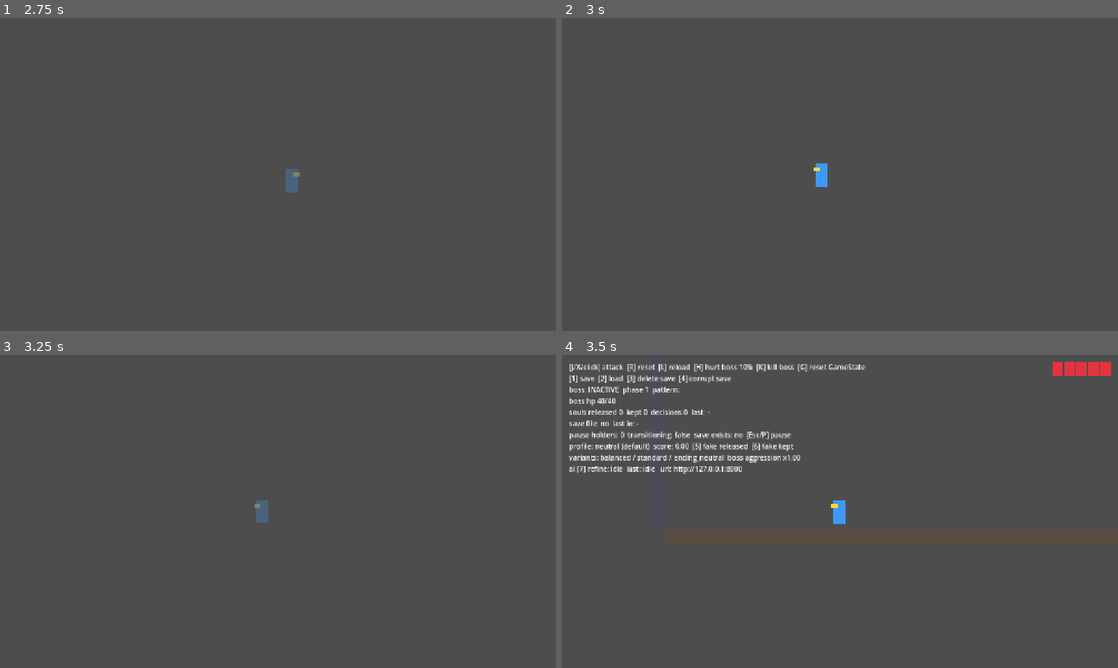
Above: before the commit, frames 1-4 (two rows, left to right).
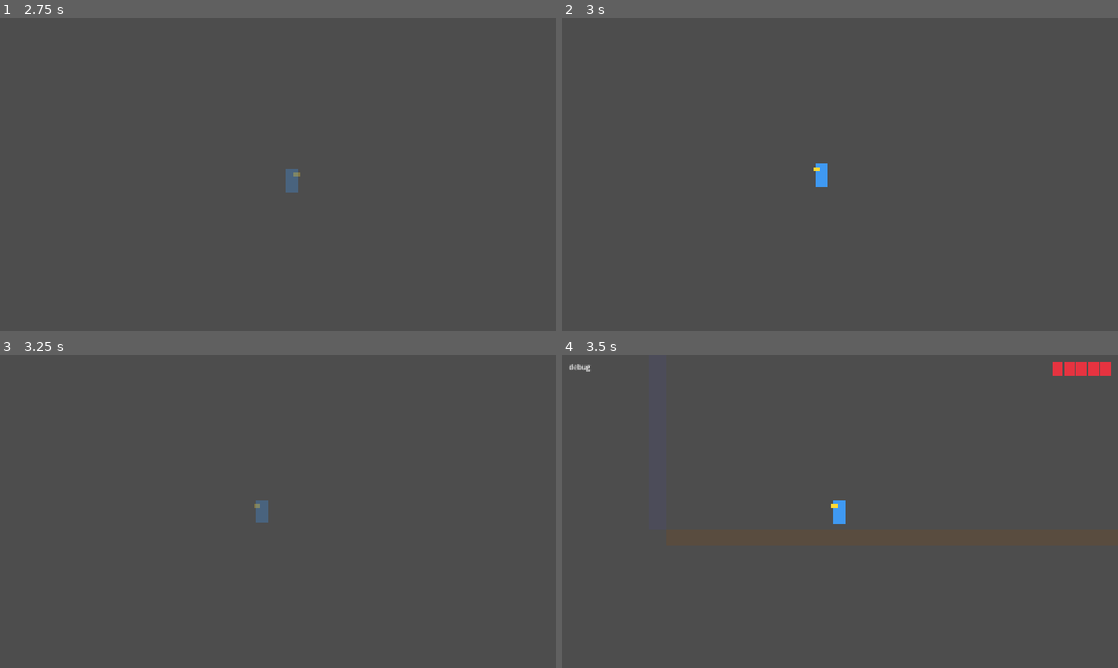
Above: after the commit, the same moments.

Repository: Juls2212/Quacktaclysm
Game: Godot game, scene res://frontend/scenes/test/flow_phase11_smoke_test.tscn
Same seed, same stepped clock (60 frames per second), same inputs: the game is played once before the commit and once after it. This scene is started directly instead of the project's main scene.
Inputs (mouse positions are in pixels of both pictures, inside the frame that each line leads up to):
- Up to frame 1 (2.75 s): tap Enter at 0.5 s; move the mouse to (400, 158) at 0.52 s; hold D (move_right) 0.53-1.25 s; tap J (attack) at 0.6 s; click (400, 158) at 0.67 s; tap Space (jump) at 0.77, 2.27 s; click "Reintentar" at 1.25 s; move the mouse to (166, 190) at 2.02 s; hold D (move_right) from 2.03 s (still down); tap Shift (dash) at 2.1 s
- Up to frame 2 (3 s): move the mouse to (895, 105) at 2.77 s; release D (move_right) at 2.78 s; hold A (move_left) from 2.78 s (still down); tap K at 2.85 s
- Up to frame 3 (3.25 s): keep holding A (move_left)
- Up to frame 4 (3.5 s): keep holding A (move_left)

Frames 1-3 are identical in both runs. In frame 4, 3.4% of the frame differs, in the area x 1-55%, y 2-38%.
Error after the commit: Parse Error: Could not find type "ContactHitbox" in the current scope. (res://backend/bosses/boss_base.gd:64)

Commit message:
Update game/backend/bosses/boss_base.gd

Diff:
--- a/game/backend/bosses/boss_base.gd
+++ b/game/backend/bosses/boss_base.gd
@@ -26,6 +26,8 @@
 @export var stats: BossStats
 ## 0 seeds the pattern selection randomly. Any other value makes it deterministic.
 @export var rng_seed: int = 0
+## The contact hitbox is the body shape shrunk by this many pixels per side.
+@export var contact_shape_inset: float = 6.0
 
 var state: State = State.INACTIVE
 var current_phase: int = 1
@@ -59,6 +61,8 @@
 var _wall_target: Vector2 = Vector2.ZERO
 
 @onready var health: HealthComponent = $Health
+@onready var contact_hitbox: ContactHitbox = $ContactHitbox
+@onready var body_shape: CollisionShape2D = $CollisionShape2D
 @onready var hurtbox: Hurtbox = $Hurtbox
 @onready var visual: Node2D = $Visual
 @onready var attack_pivot: Node2D = $AttackPivot
@@ -83,6 +87,7 @@
 	for child in attack_pivot.get_children():
 		if child is Hitbox:
 			(child as Hitbox).owner_body = self
+	contact_hitbox.configure(self, body_shape.shape, contact_shape_inset, stats.contact_damage, stats.contact_knockback, stats.contact_rehit_interval)
 	_ledge_origin = ledge_check.position
 	_wall_target = wall_check.target_position
 	_apply_facing()
@@ -187,6 +192,7 @@
 
 
 func _physics_process(delta: float) -> void:
+	_update_contact_active()
 	match state:
 		State.INACTIVE:
 			velocity.x = 0.0
@@ -360,6 +366,7 @@
 		return
 	var old_state: State = state
 	state = new_state
+	_update_contact_active()
 	state_changed.emit(old_state, new_state)
 
 
@@ -372,3 +379,10 @@
 	wall_check.target_position.x = absf(_wall_target.x) * facing_direction
 	ledge_check.force_raycast_update()
 	wall_check.force_raycast_update()
+
+
+## Contact damage only while the boss is fighting (IDLE or PATTERN) against a living target:
+## never when inactive, in the phase transition, defeated or when the target is dead.
+func _update_contact_active() -> void:
+	var fighting: bool = state == State.IDLE or state == State.PATTERN
+	contact_hitbox.set_contact_active(fighting and is_target_valid())
